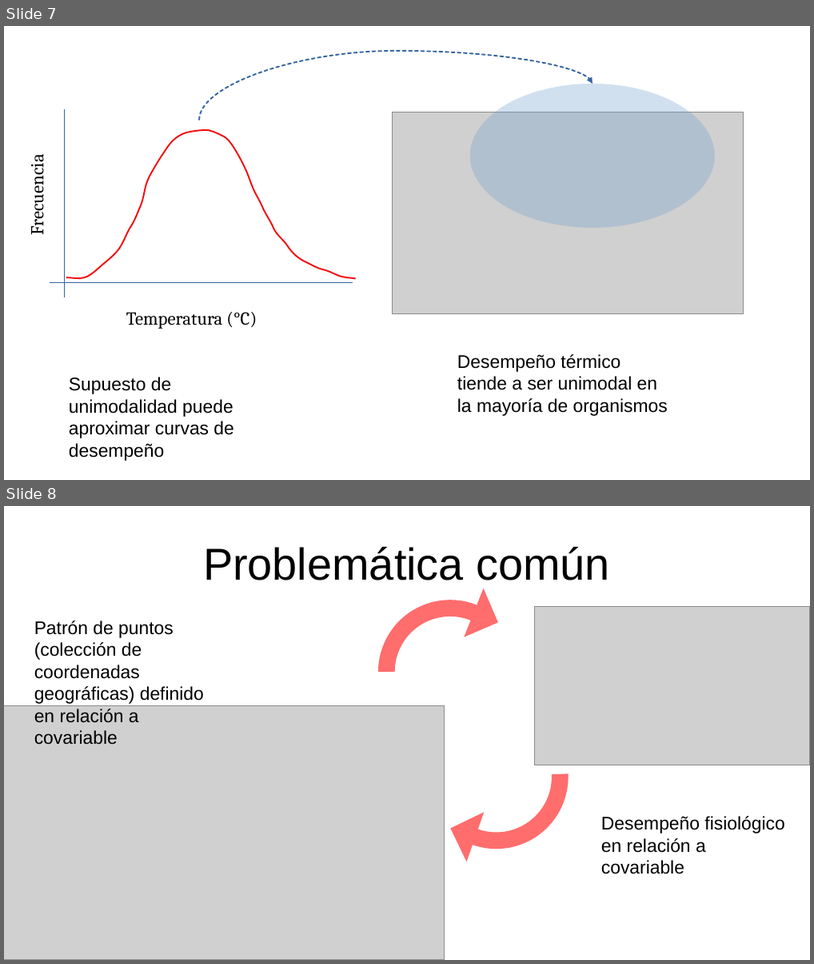
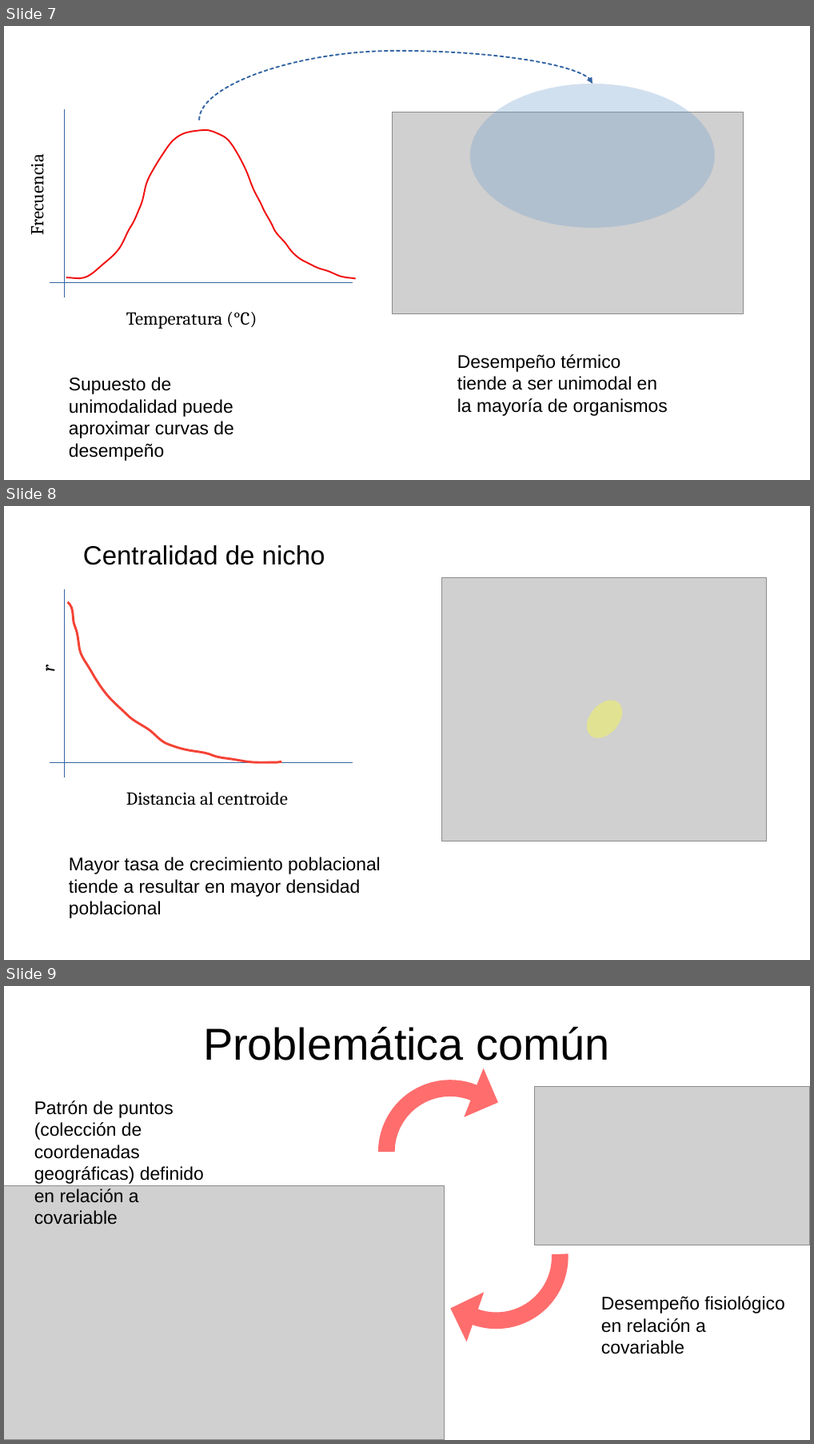
Before and after one commit to gerardommc/Ecologia-Teorica-II, a slide deck: Nicho/Caso-correlativo.odp. Shown one above the other, each under a label of ours: slides 7 and 8 before the commit, slides 7, 8 and 9 after it. The pictures are 814x964 and 814x1444 pixels, drawn with LibreOffice and Linux fonts; fonts in the diff are those of the drawing; grey boxes stand for pictures. Boxes give left, top, right and bottom in pixels: in the first picture for what was removed or moved away, otherwise in the second. Text is boxed around its words. In the diff, an @@ line names an element or a change of style, - is before the commit and + after.

```diff
--- a/Nicho/Caso-correlativo.odp
+++ b/Nicho/Caso-correlativo.odp
@@ slide 8 added at (4, 506, 810, 960), background #FFFFFF @@
@@ text added at (83, 545, 326, 565), 26 pt, text #000000 @@
+Centralidad de nicho
@@ line added from (65, 589) to (65, 776), #3465A4 0 pt @@
@@ picture added at (442, 578, 767, 841) @@
@@ freeform shape added at (68, 602, 282, 762), outline #F44336 2.3 pt @@
@@ text added at (35, 665, 59, 671), 18 pt, text #000000, italic @@
+r
@@ ellipse added at (580, 693, 630, 745), fill #FFFF38 at 40% opacity @@
@@ line added from (50, 762) to (352, 762), #3465A4 0 pt @@
@@ text added at (126, 792, 288, 805), 18 pt, text #000000 @@
+Distancia al centroide
@@ text added at (69, 856, 381, 918), 18 pt, text #000000 @@
+Mayor tasa de crecimiento poblacional tiende a resultar en mayor densidad poblacional
@@ what was slide 8 is now slide 9 @@
```
Also in this commit, not shown: 1 other file.
